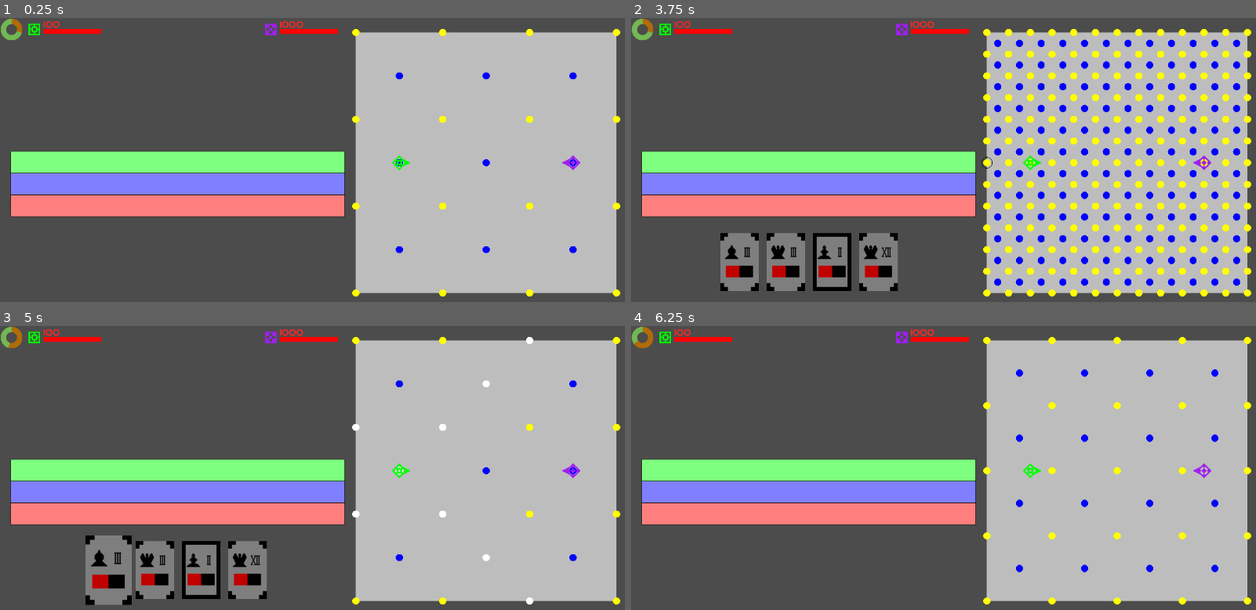
Above: before the commit, frames 1-4 (two rows, left to right).
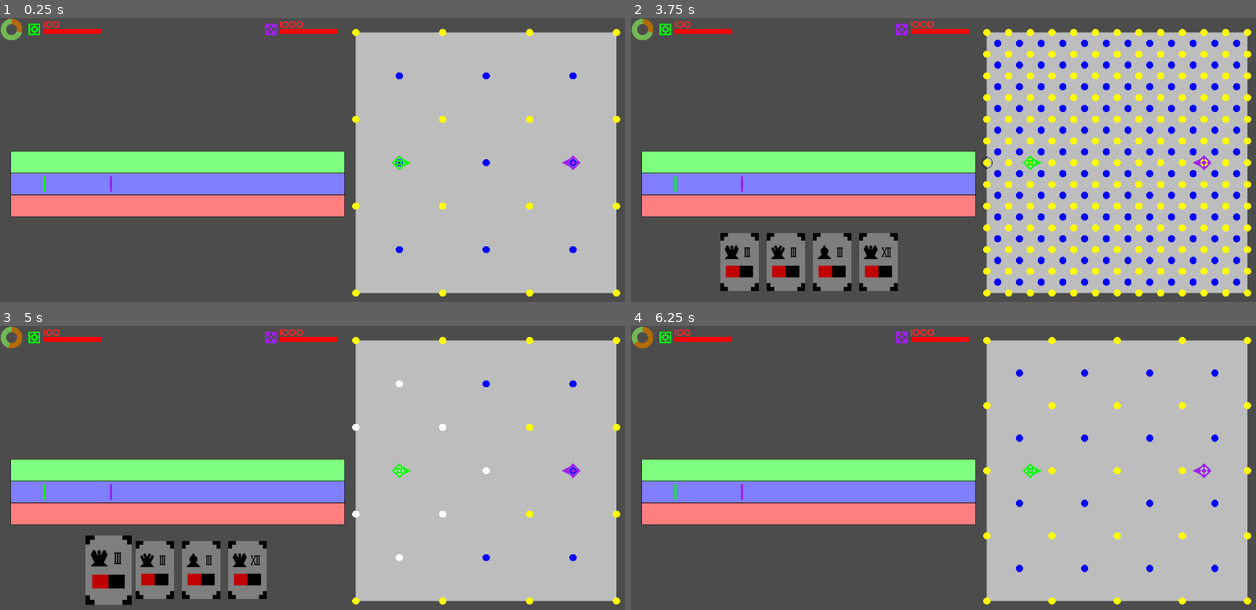
Above: after the commit, the same moments.

Repository: Pe3Hu/kanikani
Game: Godot game, scene res://scenes/Game.tscn
The game is run twice, just before and just after one commit, with the same random seed, the same clock (stepped at 60 frames per second) and the same inputs.
Inputs (mouse positions are in pixels of both pictures, inside the frame that each line leads up to):
- Up to frame 1 (0.25 s): no input
- Up to frame 2 (3.75 s): tap Enter at 0.5, 2, 3.5 s; move the mouse to (1081, 148) at 0.52 s; hold W 0.53-1.28 s; tap Q at 0.6, 2.85 s; click (1081, 148) at 0.67 s; tap Space at 1.25, 2.75 s; move the mouse to (818, 177) at 1.27 s; hold S 1.28-2.03 s; tap 1 at 1.35, 3.6 s; move the mouse to (1006, 100) at 2.02 s; hold W 2.03-3.53 s; tap 2 at 2.1 s; move the mouse to (912, 219) at 2.77 s; click (912, 219) at 2.92 s; move the mouse to (1131, 205) at 3.52 s; hold A from 3.53 s (still down)
- Up to frame 3 (5 s): keep holding A; move the mouse to (106, 570) at 4.27 s; tap 2 at 4.35 s; click (106, 570) at 4.42 s
- Up to frame 4 (6.25 s): move the mouse to (787, 570) at 5.02 s; release A at 5.03 s; hold S 5.03-5.78 s; tap Q at 5.1 s; click (787, 570) at 5.17 s; tap Space at 5.75 s; move the mouse to (831, 570) at 5.77 s; hold W from 5.78 s (still down); tap 1 at 5.85 s; click (831, 570) at 5.92 s

The runs differ from the first frame. In frame 1, less than 0.1% of the frame differs, in the area x 6-18%, y 55-62%; in frame 2, 0.5%; in frame 3, 0.6%, in the area x 6-86%, y 3-99%; in frame 4, less than 0.1%.
Error before the commit: Invalid call. Nonexistent function 'switch_narrow' in base 'String'. (res://scripts/Classes_3.gd:289)
Error after the commit: Invalid call. Nonexistent function 'switch_narrow' in base 'String'. (res://scripts/Classes_3.gd:293)

Commit message:
update version 0.0083
2. small Etude update

Diff:
--- a/scripts/Classes_1.gd
+++ b/scripts/Classes_1.gd
@@ -160,6 +160,7 @@
 		obj.pas = data_.pas
 		obj.exam = data_.exam
 
+
 	func add_act(data_):
 		var act = Classes_3.Act.new(data_)
 		arr.act.append(act)
@@ -171,11 +172,11 @@
 			num.time += act.num.time.max
 
 		vec.position = Vector2()
-		vec.position += obj.cord.arr.vertex.front()
 		vec.bias = Vector2()
-		vec.bias += obj.cord.arr.vertex.front()
-		#print(vec.position,num.time)
-		shift(vec.position)
+		var shift = Vector2(obj.cord.num.left.x,obj.cord.num.left.y)
+		shift.x += obj.cord.obj.timeflow.num.shift*num.time
+		scene.etude.set_act(arr.act.back())
+		shift(shift)
 
 	func perform():
 		if arr.act.size() > 0:
@@ -343,8 +344,9 @@
 		vec.position += step
 		scene.dancer.map.position = vec.position
 
-	func get_time_for_move(position_):
-		var time = vec.position.distance_to(position_)/obj.feature.dict["move"].current
+	func get_time_for_move():
+		var position = obj.etude.obj.pas.obj.dot.vec.position
+		var time = vec.position.distance_to(position)/obj.feature.dict["move"].current
 		return time
 
 	func find_enemy():
@@ -374,9 +376,10 @@
 		obj.ballroom.find_nearest_dot(goal)
 
 		if Global.current.dot != null:
-			Global.current.pas.obj.dot = Global.current.dot
+			obj.etude.obj.pas.obj.dot = Global.current.dot
 			obj.etude.obj.exam.obj.zone.set_position()
 			get_angle_by_target(Global.current.dot)
+			Global.current.dot = null
 
 	func get_damage(damage_):
 		obj.feature.dict["health"].current -= damage_
--- a/scripts/Classes_2.gd
+++ b/scripts/Classes_2.gd
@@ -303,8 +303,10 @@
 			"hitch":
 				check = obj.challenge.num.hitch != 0
 			"place processing":
-				if obj.challenge.flag.convergence:
+				if obj.challenge.flag.convergence || obj.card.obj.pas.obj.dot == obj.examiner.obj.dot:
 					match data_.content:
+						"find dot":
+							check = false
 						"rotate":
 							check = false
 						"move":
@@ -339,6 +341,7 @@
 			obj.pas.obj.card = self
 
 	func preuse():
+		check_no_move()
 		var cord = "standart"
 		var data = {}
 		data.cord = Global.obj.timeflow.dict.cord[cord]
@@ -364,6 +367,10 @@
 			end.update_color()
 
 		Global.current.dot = null
+
+	func check_no_move():
+		if obj.pas.obj.dot == null:
+			obj.pas.obj.dot = obj.dancer.obj.dot
 
 	func check_access():
 		var team =  obj.dancer.obj.troupe.word.team
@@ -392,7 +399,7 @@
 		arr.hand = []
 		var team = Global.current.dancer.obj.troupe.word.team
 		Global.current.dancer.obj.croupier.fill_hand()
-
+		print("next_action", team)
 		match team:
 			"champion":
 				update_hand()
--- a/scripts/Classes_3.gd
+++ b/scripts/Classes_3.gd
@@ -11,7 +11,7 @@
 	var flag = {}
 
 	func _init(input_):
-		word.cord = input_.cord
+		obj.cord = input_.cord
 		word.phase = input_.phase
 		word.content = input_.content
 		obj.dancer = input_.dancer
@@ -53,8 +53,6 @@
 				num.time.max = num.step.max
 
 	func perform_stage():
-		update_value()
-
 		match arr.stage[num.stage.current]:
 			"prelude":
 				prelude()
@@ -83,15 +81,19 @@
 		next_stage()
 
 	func rise():
+		update_value()
+
 		match word.content:
 			"rotate":
 				var angle = obj.dancer.num.angle.target-obj.dancer.num.angle.current
 				var step = float(min(num.step.current,abs(angle)))*sign(angle)
 				obj.dancer.rotate_by(step)
+				print(angle, word.content, step)
 			"move":
-				var d = obj.dancer.vec.position.distance_to(obj.act.obj.card.obj.pas.obj.dot.vec.position)
+				var d = obj.dancer.vec.position.distance_to(obj.etude.obj.pas.obj.dot.vec.position)
 				var step = float(min(num.step.current,d))
 				obj.dancer.move_by(step)
+				print(d, word.content, step)
 			"preparation":
 				var zone = obj.etude.obj.exam.obj.zone
 				var d = zone.vec.scale.max.x-zone.vec.scale.current.x
@@ -107,11 +109,12 @@
 			"move":
 				obj.dancer.obj.dot = obj.dancer.obj.etude.obj.pas.obj.dot
 			"preparation":
-				obj.exam.obj.challenge.check_examinees()
+				obj.etude.obj.exam.obj.challenge.check_examinees()
 
 		next_stage()
 
 	func next_stage():
+		print(obj.dancer.obj.troupe.word.team,word,arr.stage[num.stage.current])
 		num.stage.current += 1
 
 		if num.stage.current >= num.stage.max:
@@ -163,7 +166,9 @@
 			if vertex != arr.vertex.front():
 				arr.vertex.append(vertex)
 
-		num.y = (arr.vertex.front().y+arr.vertex.back().y)/2
+		num.left = {}
+		num.left.x = arr.vertex.front().x
+		num.left.y = (arr.vertex.front().y+arr.vertex.back().y)/2
 
 	func fix_temp():
 		arr.etude.append(obj.temp)
@@ -171,7 +176,6 @@
 		data.value = obj.timeflow.num.time.current + obj.temp.arr.act.front().num.time.max
 		data.etude = obj.temp
 		obj.timeflow.arr.timeline.append(data)
-		print(obj.temp.obj.cord)
 		obj.temp = null
 
 	func perform():
@@ -304,8 +308,7 @@
 				data.content = "wait"
 				dancer.obj.etude.add_act(data)
 				add_temp(dancer)
-
-		fix_temp()
+				fix_temp()
 
 	func add_temp(dancer_):
 		var cord = dancer_.obj.etude.obj.cord
--- a/scripts/Etude.gd
+++ b/scripts/Etude.gd
@@ -30,15 +30,15 @@
 			"move":
 				path += act_.obj.effect.word.content+"/"
 				name_ = act_.obj.card.obj.pas.word.chesspiece+name_
-			"preparation":
+		match act_.word.phase:
+			"exam":
 				var team = act_.obj.dancer.obj.troupe.word.team
-				path += act_.obj.effect.word.content+"/"+team+"/"
+				path += "exam/"+team+"/"
 				name_ = act_.obj.card.obj.exam.word.name+name_
-		match act_.word.phase:
 			"hitch":
-				name_ = act_.obj.effect.word.content+name_
+				name_ = act_.word.phase+name_
 			"rest":
-				name_ = act_.obj.effect.word.content+name_
+				name_ = act_.word.phase+name_
 
 		var texture = ImageTexture.new()
 		var image = Image.new()
